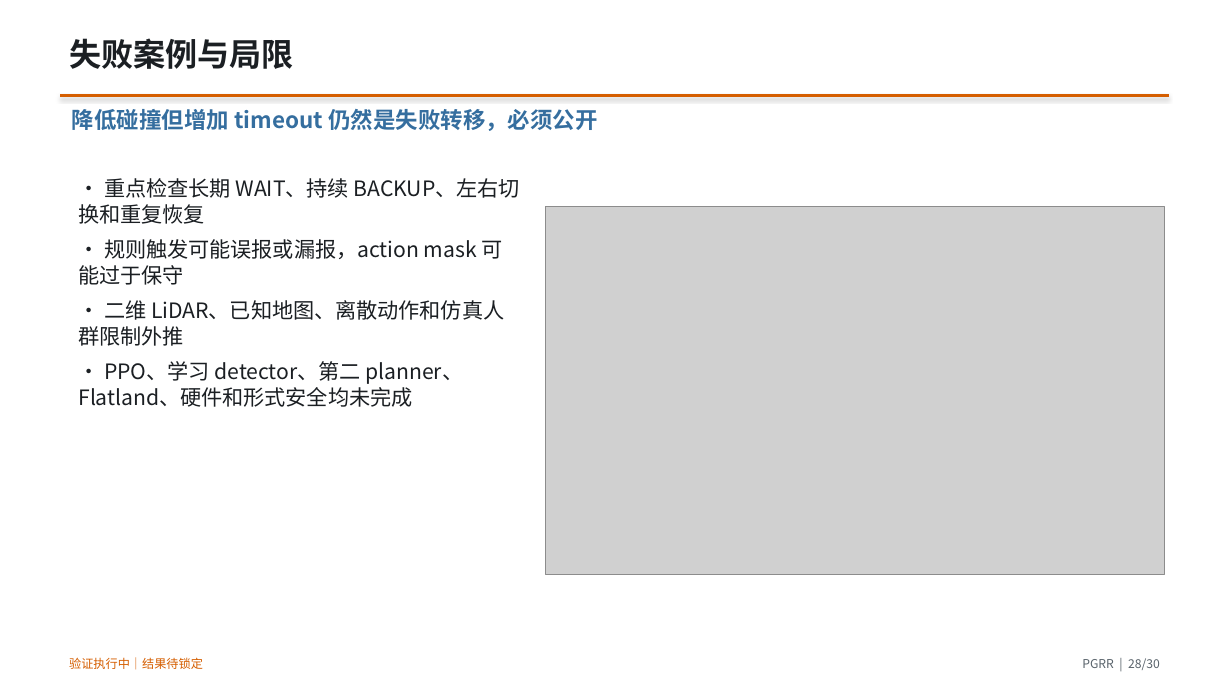
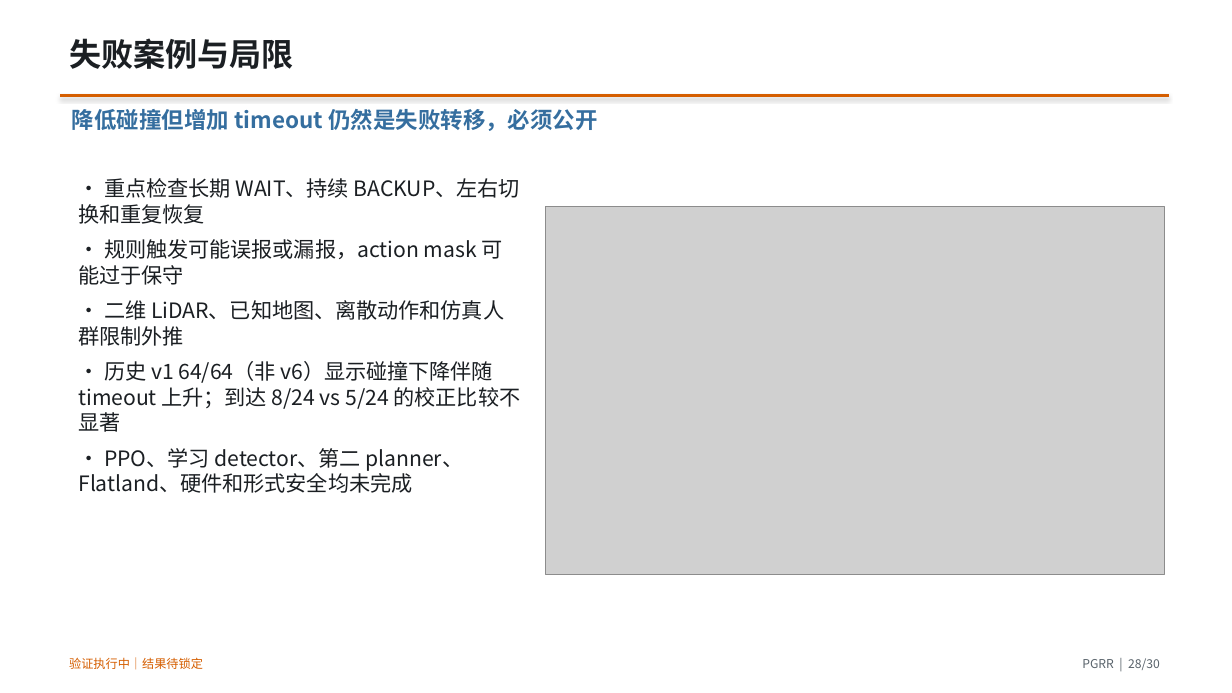
Before and after one commit to CC-robotics/PGRR, a slide deck: slide 28 of presentation/PGRR_report_zh.pptx. Drawn at 1232x693 pixels with LibreOffice and Linux fonts; fonts in the diff are those of the drawing; grey boxes stand for pictures. Boxes give left, top, right and bottom in pixels: in the first picture for what was removed or moved away, otherwise in the second. Text is boxed around its words. In the diff, an @@ line names an element or a change of style, - is before the commit and + after.

```diff
--- a/presentation/PGRR_report_zh.pptx
+++ b/presentation/PGRR_report_zh.pptx
@@ text at bbox=[78, 361, 521, 432]: paragraph added @@
+• 历史 v1 64/64（非 v6）显示碰撞下降伴随 timeout 上升；到达 8/24 vs 5/24 的校正比较不显著
```
Also in this commit, not shown: 3 other slides changed, 19 other files.
